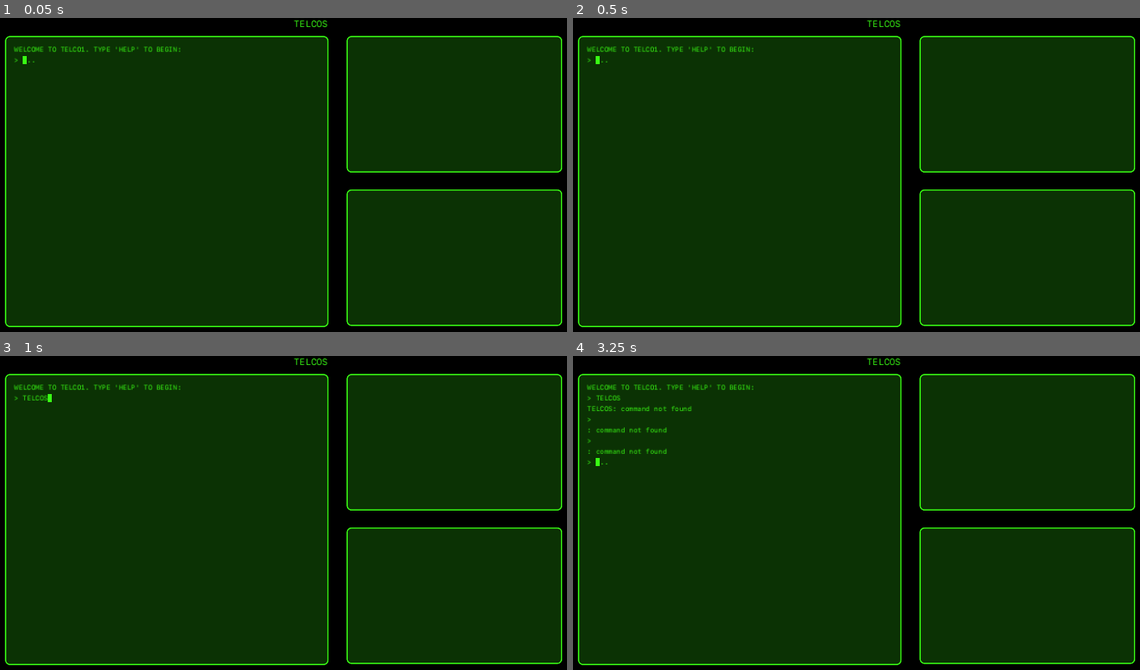
Above: before the commit, frames 1-4 (two rows, left to right).
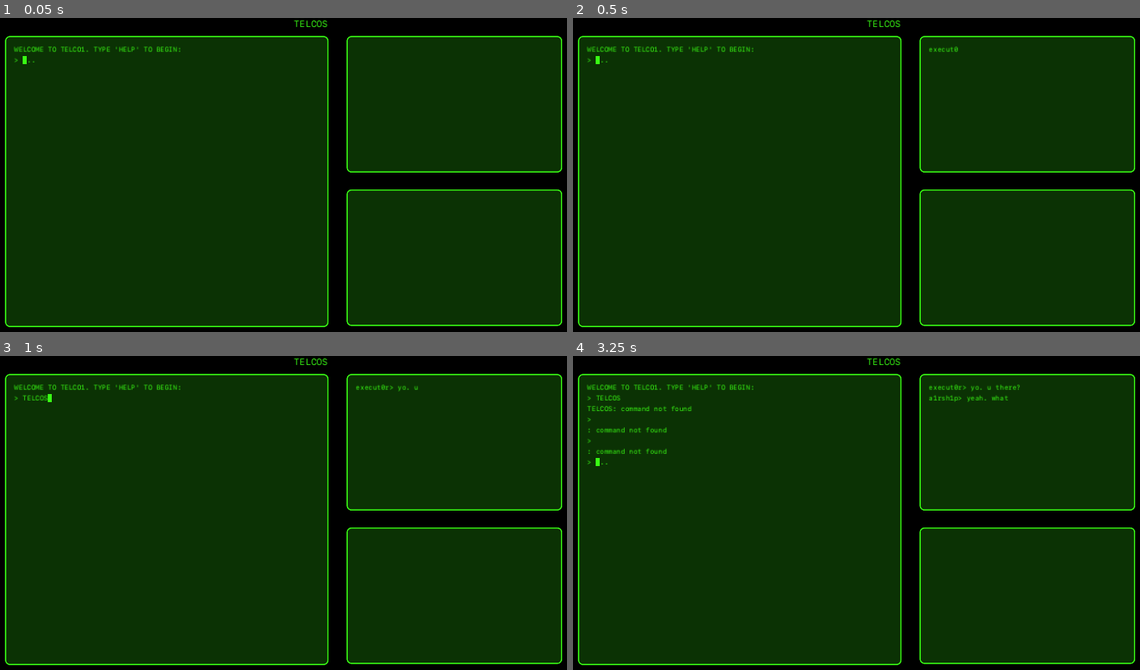
Above: after the commit, the same moments.

Repository: jwhenry28/TELCOS
Game: Godot game, scene res://scenes/main/main.tscn
The game is run twice, just before and just after one commit, with the same random seed, the same clock (stepped at 60 frames per second) and the same inputs. Sound files missing from this copy of the repository are replaced by a short silence.
Inputs (mouse positions are in pixels of both pictures, inside the frame that each line leads up to):
- Up to frame 1 (0.05 s): no input
- Up to frame 2 (0.5 s): no input
- Up to frame 3 (1 s): click (170, 403) at 0.52 s; type "TELCOS" at 0.6 s
- Up to frame 4 (3.25 s): tap Enter (cmd_enter) at 1.25, 2.1, 2.75 s; tap Backspace at 1.35, 2.3, 2.85 s; tap Space at 2 s

Frame 1 is identical in both runs. In frame 2, less than 0.1% of the frame differs, in the area x 62-68%, y 9-11%; in frame 3, less than 0.1%; in frame 4, 0.3%, in the area x 62-79%, y 9-15%.

Commit message:
Added basic cutscene infra

Diff:
--- /dev/null
+++ b/assets/cutscenes/tutorial.json
@@ -0,0 +1,27 @@
+{
+	"dialogue": [
+		"execut0r> yo. u there?",
+		"a1rsh1p> yeah. what's up?",
+		"execut0r> got something juicy",
+		"execut0r> like, I can't believe this is real.",
+		"a1rsh1p> ??",
+		"execut0r> found creds for one of TELCO's external machines",
+		"a1rsh1p> u serious?",
+		"a1rsh1p> how'd u pull that off?",
+		"execut0r> went trashing with nomadic at TELCO HQ",
+		"execut0r> we spent HOURS digging thru garbage, but worth every second",
+		"execut0r> haven't even gone through all of it yet. might be more goodies.",
+		"a1rsh1p> hahaha, nice work",
+		"execut0r> so... wanna take a peek?",
+		"a1rsh1p> u don't wanna do the honors?",
+		"execut0r> nah, got something even better cooking up ;)",
+		"a1rsh1p> lolol",
+		"a1rsh1p> yeah, send em",
+		"execut0r> [file sent: telco_creds.txt]",
+		"a1rsh1p> got it",
+		"execut0r> o btw, they use something called 'TELNIX'. i guess it's a UNIX variant.",
+		"execut0r> how's your UNIX-fu these days?",
+		"a1rsh1p> rusty af, tbh. mind giving me a quick refresher?",
+		"execut0r> yeah one sec"
+	]
+}
--- /dev/null
+++ b/scenes/comms/comms.gd
@@ -0,0 +1,69 @@
+class_name Comms extends Panel
+
+const TYPE_STEP = 0.05
+const WAIT = 0.5
+
+const TERMINAL_GREEN: Color = Color8(57, 255, 20, 255)
+const BG_TERMINAL_GREEN: Color = Color8(11, 50, 4, 255)
+const FONT_SIZE: int = 12
+
+var terminal_history_container: ScrollContainer
+var vbox_container: VBoxContainer
+var terminal_history_scrollbar: VScrollBar
+var signal_bus
+
+var dialogue: Dictionary
+var dialogue_timer: float
+var dialogue_index: int
+var old_max_scroll_height: float
+
+# Called when the node enters the scene tree for the first time.
+func _ready() -> void:
+	var file = "res://assets/cutscenes/tutorial.json"
+	var json_string = FileAccess.get_file_as_string(file)
+	dialogue = JSON.parse_string(json_string)
+
+	terminal_history_container = $"ScrollContainer"
+	vbox_container = $"ScrollContainer/VBoxContainer"
+	terminal_history_scrollbar = $"ScrollContainer".get_v_scroll_bar()
+	signal_bus = $"../SignalBus"
+
+	dialogue_timer = 0.0
+	dialogue_index = 0
+	old_max_scroll_height = 0.0
+
+	var new_label = Label.new()
+	vbox_container.add_child(new_label)
+
+
+# Called every frame. 'delta' is the elapsed time since the previous frame.
+func _process(delta: float) -> void:
+	if old_max_scroll_height < terminal_history_scrollbar.max_value:
+		adjust_scrollbar()
+		old_max_scroll_height = terminal_history_scrollbar.max_value
+
+	dialogue_timer += delta
+
+	if dialogue["dialogue"][dialogue_index] == "":
+		if dialogue_timer > WAIT:
+			dialogue_timer = 0.0
+			var label = Label.new()
+			label.autowrap_mode = TextServer.AUTOWRAP_WORD
+			label.add_theme_color_override("font_color", TERMINAL_GREEN)
+			label.add_theme_font_size_override("font_size", FONT_SIZE)
+			vbox_container.add_child(label)
+			signal_bus.play_sound.emit("enter")
+			dialogue_index += 1
+	else:
+		if dialogue_timer > TYPE_STEP:
+			dialogue_timer = 0.0
+			var num_children = vbox_container.get_child_count()
+			var current_label = vbox_container.get_child(num_children - 1)
+			current_label.text += dialogue["dialogue"][dialogue_index][0]
+			dialogue["dialogue"][dialogue_index] = dialogue["dialogue"][dialogue_index].substr(1)
+			signal_bus.play_sound.emit("key")
+
+
+func adjust_scrollbar() -> void:
+	if terminal_history_scrollbar != null:
+		terminal_history_container.scroll_vertical = int(terminal_history_scrollbar.max_value)
--- /dev/null
+++ b/scenes/comms/comms.tscn
@@ -0,0 +1,23 @@
+[gd_scene load_steps=2 format=3 uid="uid://drpuhhwfh5rn2"]
+
+[ext_resource type="Script" path="res://scenes/comms/comms.gd" id="1_x0l83"]
+
+[node name="Comms" type="Panel"]
+offset_left = 640.0
+offset_top = 32.0
+offset_right = 1024.0
+offset_bottom = 275.0
+script = ExtResource("1_x0l83")
+
+[node name="ScrollContainer" type="ScrollContainer" parent="."]
+layout_mode = 0
+offset_left = 16.0
+offset_top = 16.0
+offset_right = 368.0
+offset_bottom = 227.0
+vertical_scroll_mode = 3
+
+[node name="VBoxContainer" type="VBoxContainer" parent="ScrollContainer"]
+layout_mode = 2
+size_flags_horizontal = 3
+size_flags_vertical = 3
--- a/scenes/main/main.gd
+++ b/scenes/main/main.gd
@@ -11,7 +11,7 @@
 	terminal = $"Terminal"
 	telco_network = $"TelcoNetwork"
 	signal_bus = $"SignalBus"
-	print("main: done")
+	print("main: done\n\n")
 
 
 # Called every frame. 'delta' is the elapsed time since the previous frame.
--- a/scenes/main/main.tscn
+++ b/scenes/main/main.tscn
@@ -1,16 +1,40 @@
-[gd_scene load_steps=6 format=3 uid="uid://dabc33oxpynev"]
+[gd_scene load_steps=13 format=3 uid="uid://dabc33oxpynev"]
 
 [ext_resource type="Script" path="res://scenes/main/main.gd" id="1_8xtc6"]
 [ext_resource type="FontFile" uid="uid://bgadrxg0ccdgb" path="res://fonts/SFMonoRegular.otf" id="1_wqm58"]
 [ext_resource type="PackedScene" uid="uid://dcu2kfgje6oqm" path="res://scenes/terminal/terminal.tscn" id="2_vjuq6"]
+[ext_resource type="PackedScene" uid="uid://ubjm0fbrgccd" path="res://scenes/music_player/music_player.tscn" id="3_rtfeo"]
+[ext_resource type="Script" path="res://scenes/main/sound_player.gd" id="4_6sdjd"]
+[ext_resource type="AudioStream" uid="uid://digw3ohtair7r" path="res://assets/sounds/enter.wav" id="5_op1kq"]
+[ext_resource type="PackedScene" uid="uid://drpuhhwfh5rn2" path="res://scenes/comms/comms.tscn" id="6_77t78"]
 [ext_resource type="PackedScene" uid="uid://bujr143jleqbn" path="res://scenes/telco_network/telco_network.tscn" id="6_klq8m"]
+[ext_resource type="AudioStream" uid="uid://dkvmkfh4hh8hp" path="res://assets/sounds/backspace.wav" id="6_yqf0c"]
 [ext_resource type="Script" path="res://scenes/main/signal_bus.gd" id="7_7iogf"]
+[ext_resource type="AudioStream" uid="uid://5dxbn8v7fqnb" path="res://assets/sounds/dial.mp3" id="7_qlhlb"]
+[ext_resource type="AudioStream" uid="uid://brxpld4vm4y3g" path="res://assets/sounds/error2.wav" id="8_icns6"]
 
 [node name="Main" type="Node"]
 script = ExtResource("1_8xtc6")
 
 [node name="SignalBus" type="Node" parent="."]
 script = ExtResource("7_7iogf")
+
+[node name="MusicPlayer" parent="." instance=ExtResource("3_rtfeo")]
+
+[node name="SoundPlayer" type="Node" parent="."]
+script = ExtResource("4_6sdjd")
+
+[node name="enter" type="AudioStreamPlayer" parent="SoundPlayer"]
+stream = ExtResource("5_op1kq")
+
+[node name="backspace" type="AudioStreamPlayer" parent="SoundPlayer"]
+stream = ExtResource("6_yqf0c")
+
+[node name="dial" type="AudioStreamPlayer" parent="SoundPlayer"]
+stream = ExtResource("7_qlhlb")
+
+[node name="stderr" type="AudioStreamPlayer" parent="SoundPlayer"]
+stream = ExtResource("8_icns6")
 
 [node name="BlackBackground" type="ColorRect" parent="."]
 anchors_preset = 15
@@ -36,11 +60,7 @@
 
 [node name="Terminal" parent="." instance=ExtResource("2_vjuq6")]
 
-[node name="Comms" type="Panel" parent="."]
-offset_left = 640.0
-offset_top = 32.0
-offset_right = 1024.0
-offset_bottom = 275.0
+[node name="Comms" parent="." instance=ExtResource("6_77t78")]
 
 [node name="Stats" type="Panel" parent="."]
 offset_left = 640.0
--- a/scenes/main/signal_bus.gd
+++ b/scenes/main/signal_bus.gd
@@ -6,6 +6,7 @@
 signal change_telco(new_telco_name: String, username: String)
 signal terminal_stdout(msg: String)
 signal terminal_stderr(msg: String)
+signal play_sound(sound_name: String)
 
 
 func _ready() -> void:
--- /dev/null
+++ b/scenes/main/sound_player.gd
@@ -0,0 +1,50 @@
+class_name SoundPlayer extends Node
+
+var signal_bus
+
+var num_typing_noises: int
+
+# Called when the node enters the scene tree for the first time.
+func _ready() -> void:
+	signal_bus = $"../SignalBus"
+	signal_bus.play_sound.connect(_on_sound_play)
+
+	var dir = DirAccess.open("res://assets/sounds/typing")
+	assert(dir != null, "Failed to open telcos directory")
+
+	num_typing_noises = 0
+
+	if dir:
+		dir.list_dir_begin()
+		var file_name = dir.get_next()
+		var type_count = 1
+		while file_name != "":
+			if !dir.current_is_dir() and file_name.ends_with(".wav"):
+				var new_typing_noise = AudioStreamPlayer.new()
+				new_typing_noise.name = "type" + str(type_count)
+				new_typing_noise.stream = load("res://assets/sounds/typing/" + file_name)
+				add_child(new_typing_noise)
+				type_count += 1
+			file_name = dir.get_next()
+		num_typing_noises = type_count - 1
+
+
+# Called every frame. 'delta' is the elapsed time since the previous frame.
+func _process(delta: float) -> void:
+	pass
+
+
+func _on_sound_play(sound_name: String) -> void:
+	match sound_name:
+		"enter":
+			var sound = get_node("enter")
+			sound.play()
+		"backspace":
+			var sound = get_node("backspace")
+			sound.play()
+		"key":
+			var sound = get_node("type" + str(randi() % num_typing_noises + 1))
+			sound.play()
+		"dial":
+			var sound = get_node("dial")
+			sound.play()
--- /dev/null
+++ b/scenes/music_player/music_player.gd
@@ -0,0 +1,41 @@
+class_name MusicPlayer extends Node
+
+const BREAK_MEAN: float = 30.0
+const BREAK_DEVIATION: float = 5.0
+
+var num_songs: int
+var song_timer: float
+var random: RandomNumberGenerator
+
+# Called when the node enters the scene tree for the first time.
+func _ready() -> void:
+	var dir = DirAccess.open("res://assets/music")
+	assert(dir != null, "Failed to open music directory")
+
+	num_songs = 0
+
+	if dir:
+		dir.list_dir_begin()
+		var file_name = dir.get_next()
+		while file_name != "":
+			if !dir.current_is_dir() and file_name.ends_with(".mp3"):
+				var new_song = AudioStreamPlayer.new()
+				new_song.name = file_name.substr(0, -4)
+				new_song.stream = load("res://assets/music/" + file_name)
+				add_child(new_song)
+				num_songs += 1
+			file_name = dir.get_next()
+
+	song_timer = 0.0
+	random = RandomNumberGenerator.new()
+	random.randomize()
+
+
+# Called every frame. 'delta' is the elapsed time since the previous frame.
+func _process(delta: float) -> void:
+	song_timer -= delta
+
+	if song_timer <= 0.0:
+		var audio_stream_player = get_child(randi() % num_songs)
+		audio_stream_player.play()
+		song_timer = audio_stream_player.stream.get_length() + random.randfn(BREAK_MEAN, BREAK_DEVIATION)
--- /dev/null
+++ b/scenes/music_player/music_player.tscn
@@ -0,0 +1,6 @@
+[gd_scene load_steps=2 format=3 uid="uid://ubjm0fbrgccd"]
+
+[ext_resource type="Script" path="res://scenes/music_player/music_player.gd" id="1_hk0k7"]
+
+[node name="MusicPlayer" type="Node"]
+script = ExtResource("1_hk0k7")
--- a/scenes/telco_network/telco_network.gd
+++ b/scenes/telco_network/telco_network.gd
@@ -26,7 +26,7 @@
 				print("telco added")
 			file_name = dir.get_next()
 
-	get_telco("telco1").initialize_session("dialer")
+	# get_telco("telco1").initialize_session("dialer")
 
 
 func get_telco(telco_name: String):
--- a/scenes/terminal/terminal.gd
+++ b/scenes/terminal/terminal.gd
@@ -5,9 +5,9 @@
 	DIALING,
 }
 
-var TERMINAL_GREEN: Color = Color8(57, 255, 20, 255)
-var BG_TERMINAL_GREEN: Color = Color8(11, 50, 4, 255)
-var FONT_SIZE: int = 12
+const TERMINAL_GREEN: Color = Color8(57, 255, 20, 255)
+const BG_TERMINAL_GREEN: Color = Color8(11, 50, 4, 255)
+const FONT_SIZE: int = 12
 
 var last_sibling_index: int
 var old_max_scroll_height: float = 0.0
@@ -37,24 +37,6 @@
 	terminal_history_scrollbar = $"TerminalHistory".get_v_scroll_bar()
 	telco_network = $"../TelcoNetwork"
 	terminal_noises = $"TerminalNoises"
-
-	var dir = DirAccess.open("res://assets/sounds/typing")
-	assert(dir != null, "Failed to open telcos directory")
-
-	if dir:
-		dir.list_dir_begin()
-		var file_name = dir.get_next()
-		var type_count = 1
-		while file_name != "":
-			if !dir.current_is_dir() and file_name.ends_with(".wav"):
-				print("loading typing noise: ", file_name)
-				var new_typing_noise = AudioStreamPlayer.new()
-				new_typing_noise.name = "type" + str(type_count)
-				new_typing_noise.stream = load("res://assets/sounds/typing/" + file_name)
-				terminal_noises.add_child(new_typing_noise)
-				type_count += 1
-			file_name = dir.get_next()
-		num_typing_noises = type_count - 1
 
 	signal_bus = $"../SignalBus"
 	signal_bus.terminal_stdout.connect(add_to_history)
@@ -96,12 +78,11 @@
 func _input(event):
 	if event is InputEventKey and event.is_pressed() and !event.is_echo():
 		if event.keycode == KEY_ENTER:
-			terminal_noises.get_node("enter").play()
+			signal_bus.play_sound.emit("enter")
 		elif event.keycode == KEY_BACKSPACE:
-			terminal_noises.get_node("backspace").play()
+			signal_bus.play_sound.emit("backspace")
 		else:
-			var type_sound_name = "type" + str(randi() % num_typing_noises + 1)
-			terminal_noises.get_node(type_sound_name).play()
+			signal_bus.play_sound.emit("key")
 
 	if Input.is_action_just_released("cmd_enter"):
 		print("consuming textedit")
@@ -120,7 +101,7 @@
 
 func adjust_scrollbar() -> void:
 	if terminal_history_scrollbar != null:
-		terminal_history_container.scroll_vertical = terminal_history_scrollbar.max_value
+		terminal_history_container.scroll_vertical = int(terminal_history_scrollbar.max_value)
 
 func add_to_history(text: String, is_stderr: bool = false) -> void:
 	print("adding to history: ", text)
@@ -169,4 +150,4 @@
 			animation_timing = 0.0
 			animation_label = vbox_container.get_child(last_sibling_index)
 			cmd_prompt_textedit.release_focus()
-			terminal_noises.get_node("dial").play()
+			signal_bus.play_sound.emit("dial")
--- a/scenes/terminal/terminal.tscn
+++ b/scenes/terminal/terminal.tscn
@@ -1,10 +1,6 @@
-[gd_scene load_steps=7 format=3 uid="uid://dcu2kfgje6oqm"]
+[gd_scene load_steps=3 format=3 uid="uid://dcu2kfgje6oqm"]
 
 [ext_resource type="Script" path="res://scenes/terminal/terminal.gd" id="1_w2tw2"]
-[ext_resource type="AudioStream" uid="uid://dkvmkfh4hh8hp" path="res://assets/sounds/backspace.wav" id="2_xrpqi"]
-[ext_resource type="AudioStream" uid="uid://digw3ohtair7r" path="res://assets/sounds/enter.wav" id="4_7r8uo"]
-[ext_resource type="AudioStream" uid="uid://5dxbn8v7fqnb" path="res://assets/sounds/dial.mp3" id="4_swunc"]
-[ext_resource type="AudioStream" uid="uid://brxpld4vm4y3g" path="res://assets/sounds/error2.wav" id="5_suyrr"]
 
 [sub_resource type="StyleBoxFlat" id="StyleBoxFlat_i6ckf"]
 bg_color = Color(0, 0, 0, 0)
@@ -56,17 +52,3 @@
 placeholder_text = "..."
 wrap_mode = 1
 autowrap_mode = 1
-
-[node name="TerminalNoises" type="Node" parent="."]
-
-[node name="enter" type="AudioStreamPlayer" parent="TerminalNoises"]
-stream = ExtResource("4_7r8uo")
-
-[node name="backspace" type="AudioStreamPlayer" parent="TerminalNoises"]
-stream = ExtResource("2_xrpqi")
-
-[node name="dial" type="AudioStreamPlayer" parent="TerminalNoises"]
-stream = ExtResource("4_swunc")
-
-[node name="stderr" type="AudioStreamPlayer" parent="TerminalNoises"]
-stream = ExtResource("5_suyrr")
Not shown, changed: assets/music/numb.mp3.import
